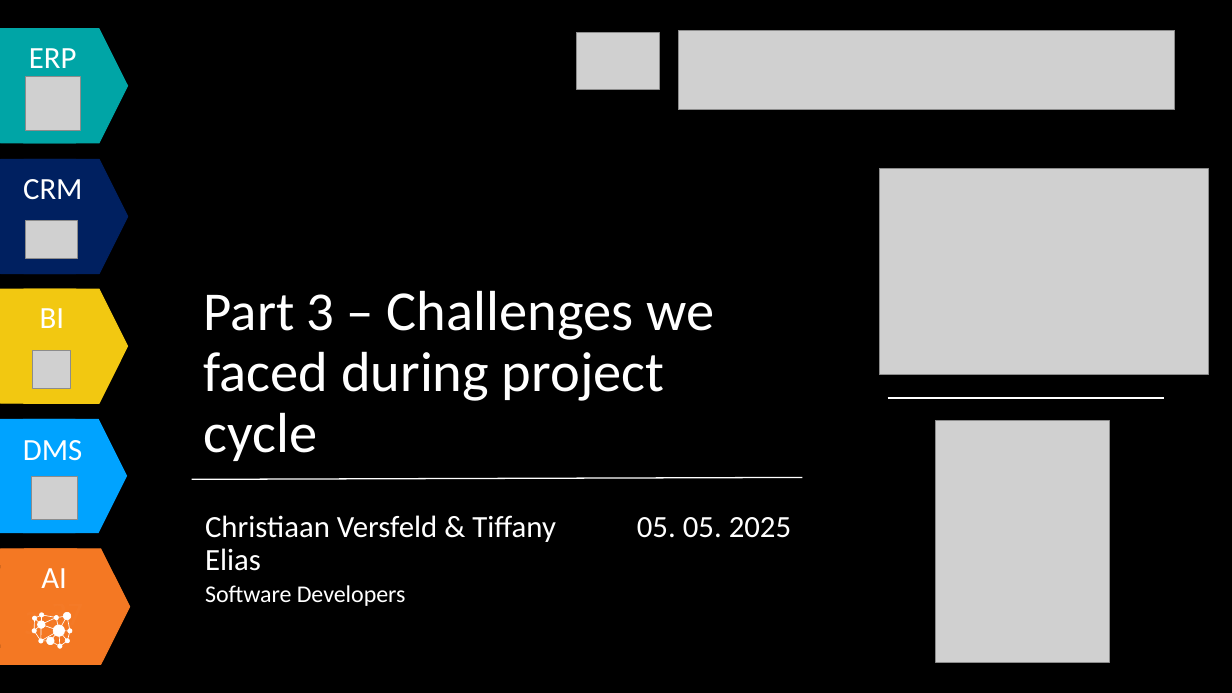
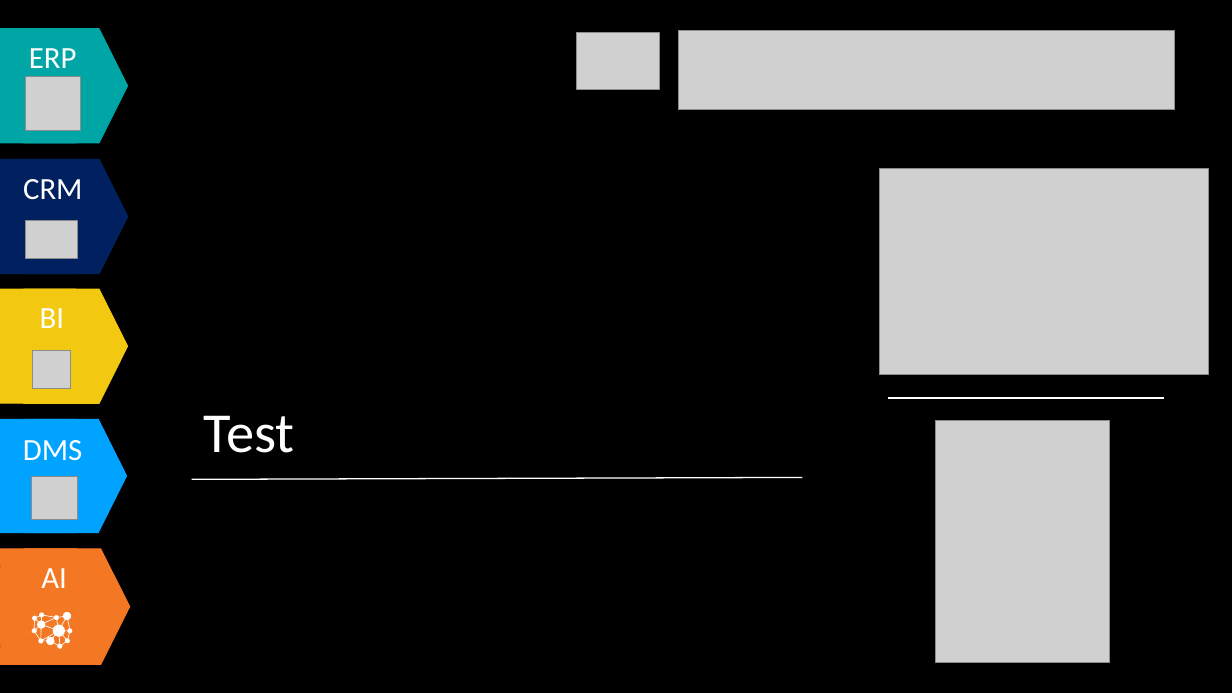
Before and after one commit to Tiffany0160/AdvancedCustomerPage, a slide deck: slide 25 of Document/Business Extension Presentation.pptx (slide 13 before the commit). Drawn at 1232x693 pixels with LibreOffice and Linux fonts; fonts in the diff are those of the drawing; grey boxes stand for pictures. Boxes give left, top, right and bottom in pixels: in the first picture for what was removed or moved away, otherwise in the second. Text is boxed around its words. In the diff, an @@ line names an element or a change of style, - is before the commit and + after.

```diff
--- a/Document/Business Extension Presentation.pptx
+++ b/Document/Business Extension Presentation.pptx
@@ text at box(204, 415, 295, 453): text changed @@
-Part 3 – Challenges we faced during project cycle
+Test
@@ text removed at box(205, 515, 556, 606) @@
-Christiaan Versfeld & Tiffany Elias
-Software Developers
@@ text removed at box(637, 517, 791, 538) @@
-05. 05. 2025
```
Also in this commit, not shown: 14 other slides changed, 17 slides added, 2 other files.
